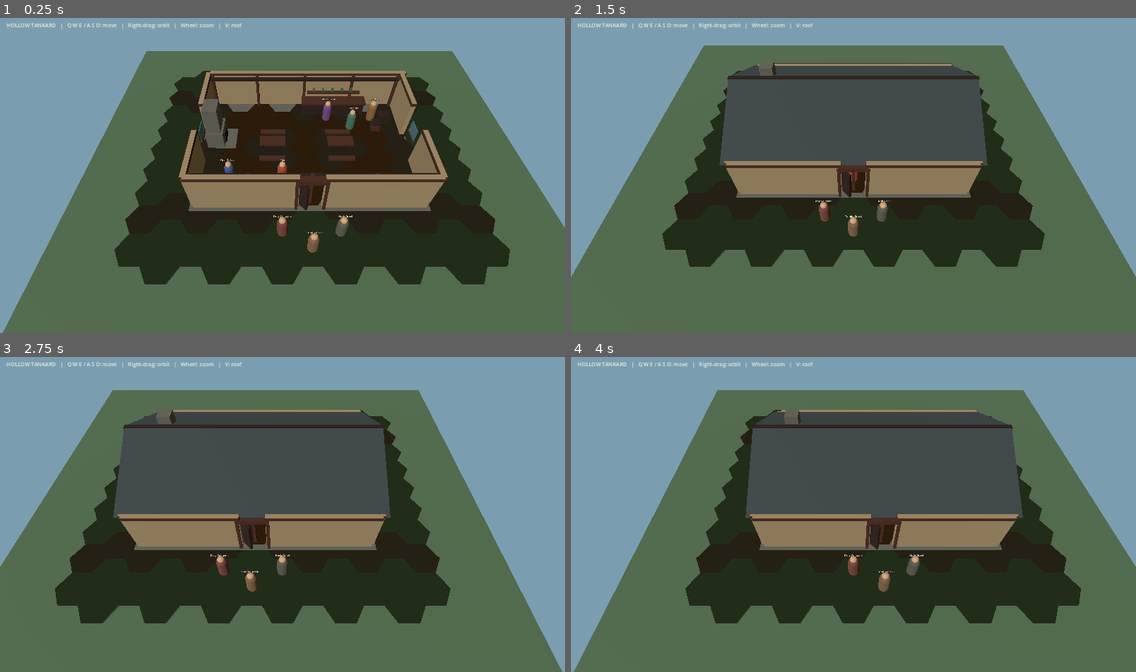
Above: before the commit, frames 1-4 (two rows, left to right).
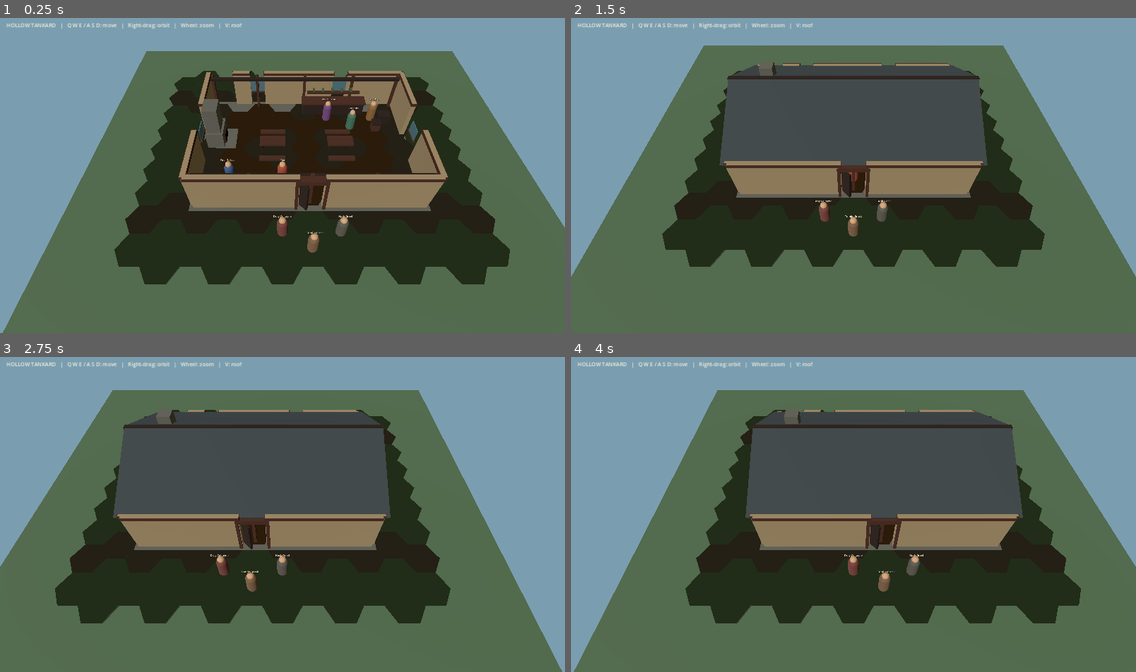
Above: after the commit, the same moments.

Repository: ScottENOC/Silverhart-Saga-3D
Game: Godot game, scene res://scenes/main.tscn
The game is run twice, just before and just after one commit, with the same random seed, the same clock (stepped at 60 frames per second) and the same inputs.
Inputs (mouse positions are in pixels of both pictures, inside the frame that each line leads up to):
- Up to frame 1 (0.25 s): no input
- Up to frame 2 (1.5 s): tap Enter at 0.5 s; move the mouse to (977, 159) at 0.52 s; hold D 0.53-1.25 s; tap V at 0.6 s; click (977, 159) at 0.67 s; tap Space at 1.25 s; drag from (740, 191) to (825, 238) at 1.27 s
- Up to frame 3 (2.75 s): tap Enter at 2 s; move the mouse to (339, 445) at 2.02 s; hold D from 2.03 s (still down); tap E at 2.1 s
- Up to frame 4 (4 s): release D at 2.75 s; tap Space at 2.75 s; drag from (825, 577) to (684, 467) at 2.77 s; tap Enter at 3.5 s; move the mouse to (1023, 561) at 3.52 s; hold A from 3.53 s (still down); tap Q at 3.6 s

The runs differ from the first frame. In frame 1, 0.6% of the frame differs, in the area x 37-72%, y 16-28%; in frame 2, less than 0.1%; in frame 3, less than 0.1%; in frame 4, less than 0.1%.

Commit message:
Cut real window openings into tavern north wall

Diff:
--- a/scripts/world/hollow_tankard.gd
+++ b/scripts/world/hollow_tankard.gd
@@ -176,9 +176,10 @@
     # Stone plinth and timber-framed plaster walls.
     _add_box(building, "StoneFloorFoundation", Vector3(0.0, -0.08, 0.0), Vector3(16.7, 0.16, 11.7), stone_material)
 
-    # North wall: one continuous wall with a pair of small glazed windows.
-    _add_wall_segment(building, Vector3(-3.0, 1.8, -5.5), Vector3(9.7, WALL_HEIGHT, 0.35))
-    _add_wall_segment(building, Vector3(5.0, 1.8, -5.5), Vector3(6.7, WALL_HEIGHT, 0.35))
+    # North wall is split around two actual window openings.
+    _add_wall_segment(building, Vector3(-5.3, 1.8, -5.5), Vector3(1.4, WALL_HEIGHT, 0.35))
+    _add_wall_segment(building, Vector3(-0.5, 1.8, -5.5), Vector3(5.8, WALL_HEIGHT, 0.35))
+    _add_wall_segment(building, Vector3(5.8, 1.8, -5.5), Vector3(4.4, WALL_HEIGHT, 0.35))
     _add_window(building, Vector3(-4.0, 1.95, -5.5), Vector2(1.2, 1.0))
     _add_window(building, Vector3(3.0, 1.95, -5.5), Vector2(1.2, 1.0))
 
